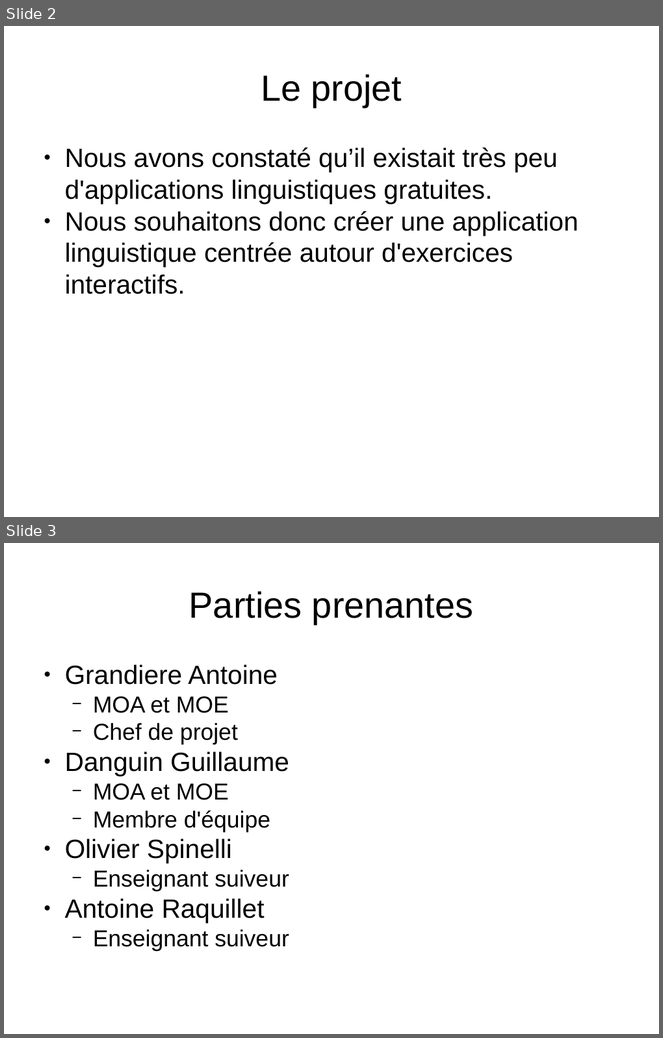
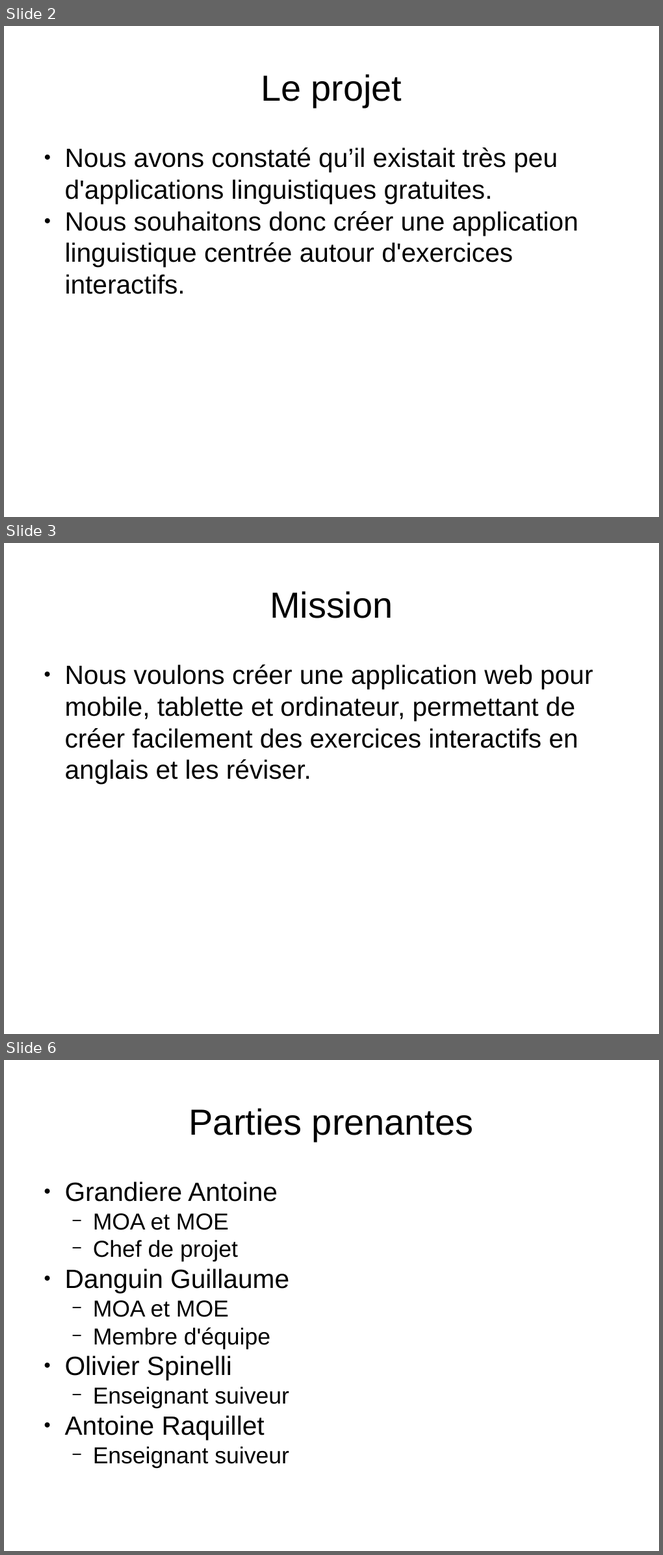
Before and after one commit to Mach12/Linguissime, a slide deck: Avant-projet/Itération 0.pptx. Shown one above the other, each under a label of ours: slides 2 and 3 before the commit, slides 2, 3 and 6 after it; the slides between them are not shown. The pictures are 663x1038 and 663x1555 pixels, drawn with LibreOffice and Linux fonts; fonts in the diff are those of the drawing. Boxes give left, top, right and bottom in pixels: in the first picture for what was removed or moved away, otherwise in the second. Text is boxed around its words. In the diff, an @@ line names an element or a change of style, - is before the commit and + after.

```diff
--- a/Avant-projet/Itération 0.pptx
+++ b/Avant-projet/Itération 0.pptx
@@ slide 3 added at box(4, 543, 659, 1034), background #FFFFFF @@
@@ text added at box(270, 591, 393, 618), 44 pt, text #000000 @@
+Mission
@@ text added at box(65, 665, 593, 784), 32 pt, text #000000 @@
+● Nous voulons créer une application web pour mobile, tablette et ordinateur, permettant de créer facilement des exercices interactifs en anglais et les réviser.
@@ what was slide 3 is now slide 6 @@
```
Also in this commit, not shown: 1 slide changed, 11 other slides added, 2 other files.
